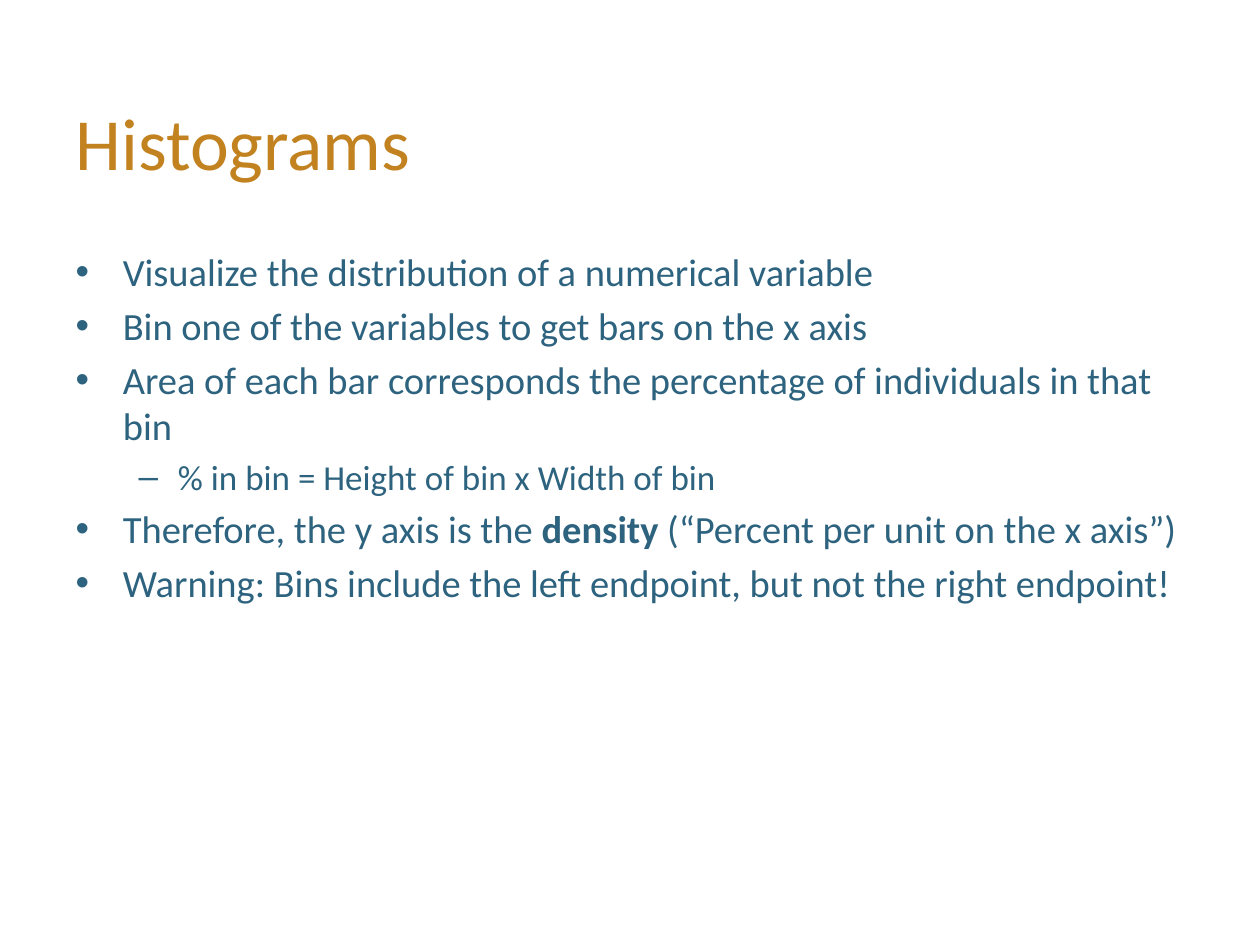
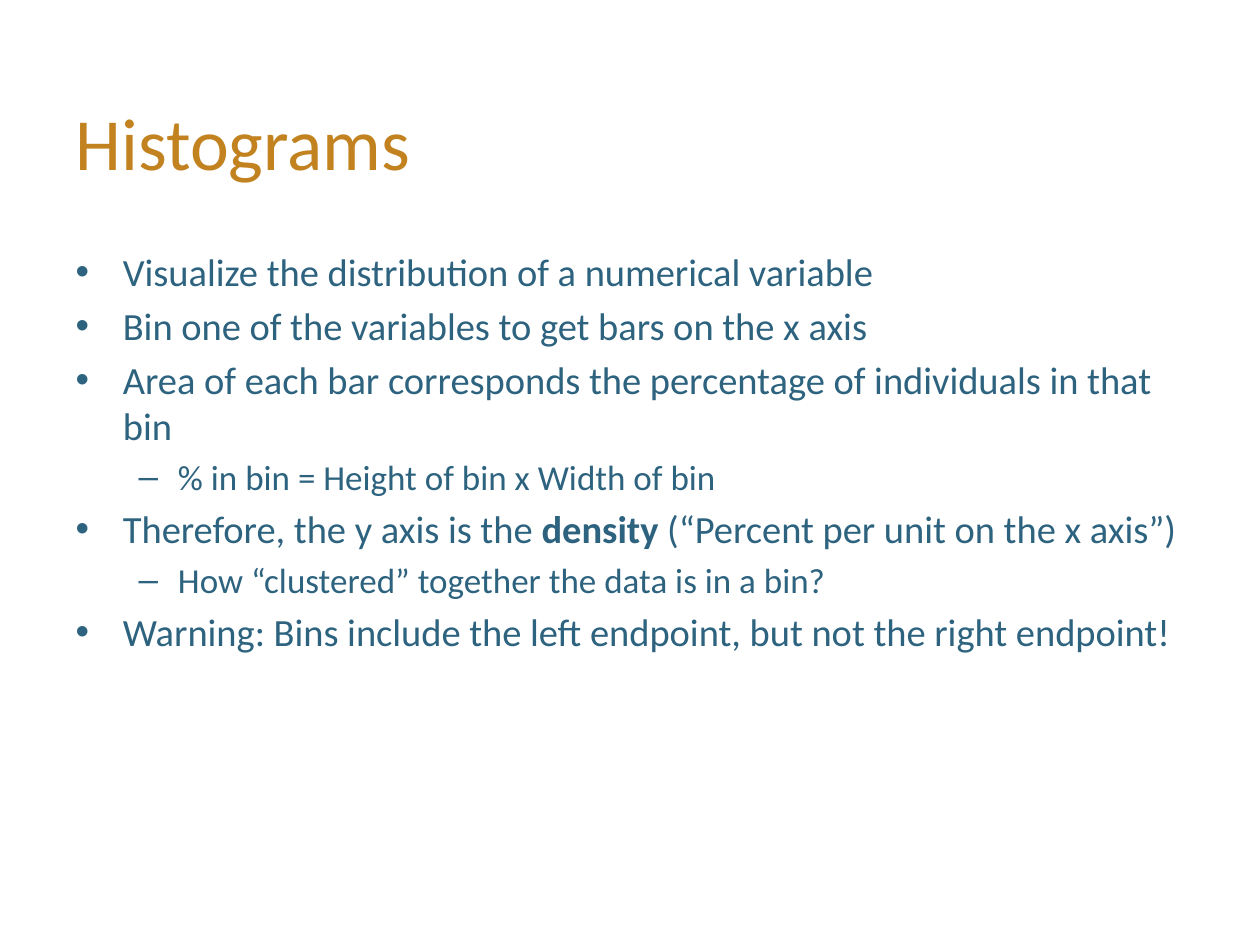
Before and after one commit to hLuo27/teaching, a slide deck: slide 5 of data8/slides/lab4.pptx. Drawn at 1260x945 pixels with LibreOffice and Linux fonts; fonts in the diff are those of the drawing; background and template pictures are left out. Boxes give left, top, right and bottom in pixels: in the first picture for what was removed or moved away, otherwise in the second. Text is boxed around its words. In the diff, an @@ line names an element or a change of style, - is before the commit and + after.

```diff
--- a/data8/slides/lab4.pptx
+++ b/data8/slides/lab4.pptx
@@ text at (178, 568, 825, 599): paragraph added @@
+  – How “clustered” together the data is in a bin?
```
Also in this commit, not shown: 1 other slide changed, 2 slides added, 1 slide removed, 2 other files.
